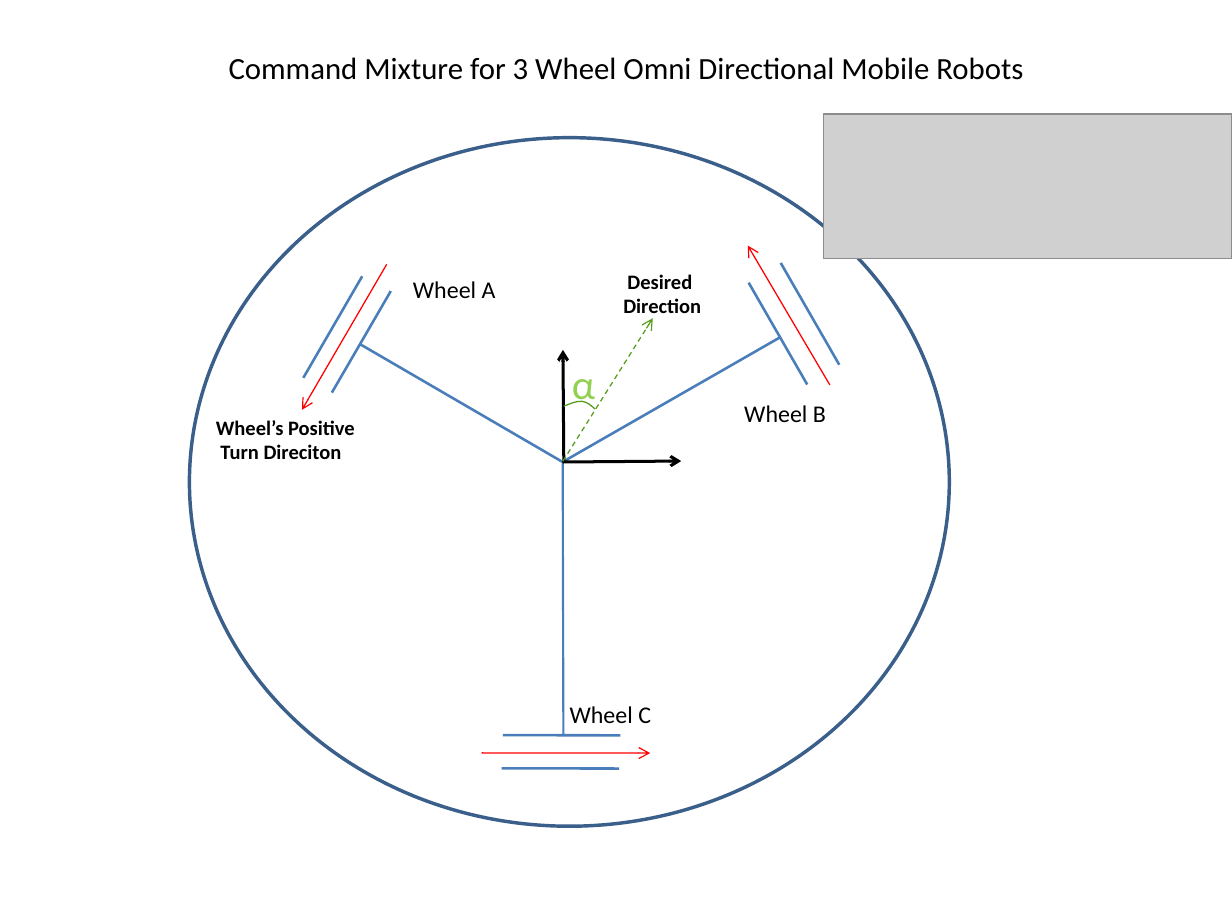
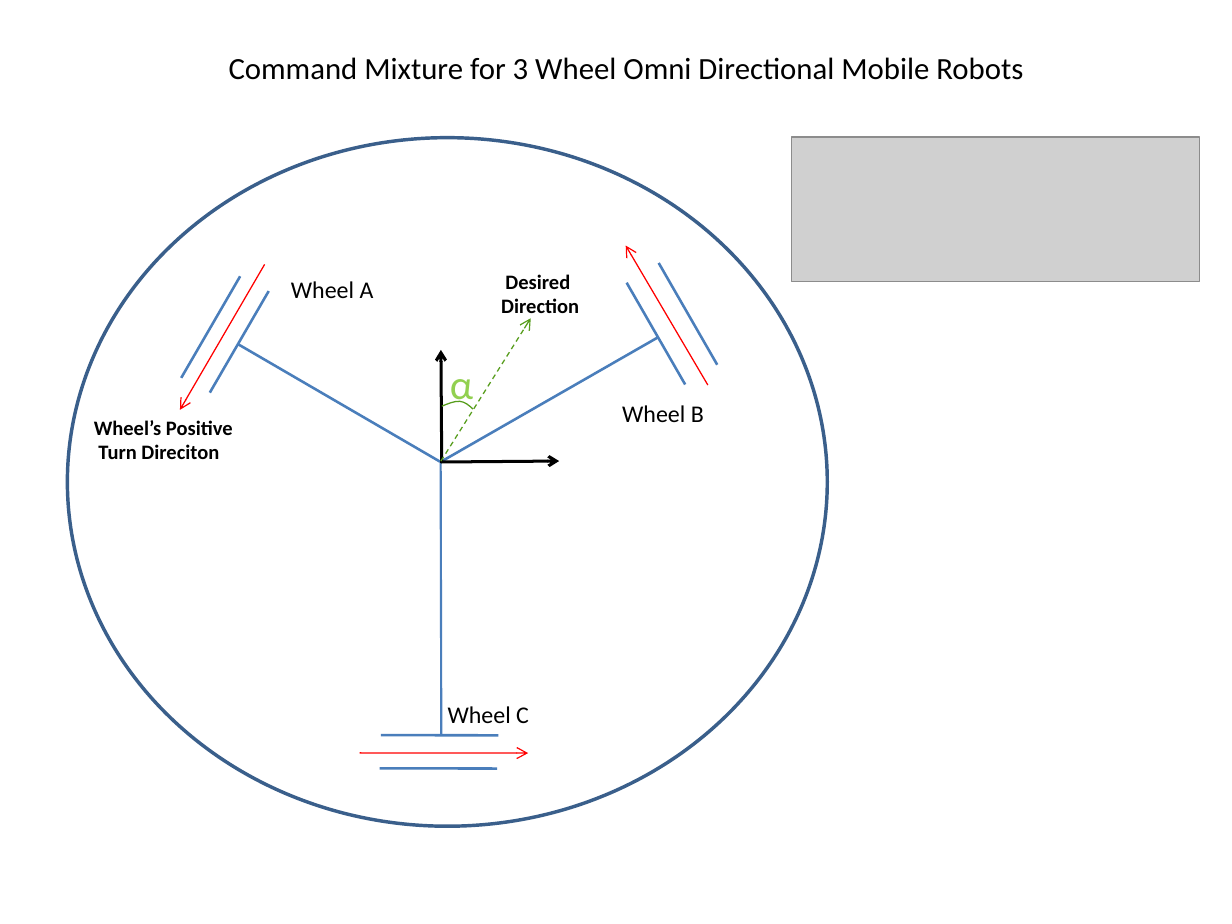
Before and after one commit to kadir4172/formation_control, a slide deck: slide 36 of Tez Çizimleri.pptx. Drawn at 1232x924 pixels with LibreOffice and Linux fonts; fonts in the diff are those of the drawing; grey boxes stand for pictures. Boxes give left, top, right and bottom in pixels: in the first picture for what was removed or moved away, otherwise in the second. Text is boxed around its words. In the diff, an @@ line names an element or a change of style, - is before the commit and + after.

```diff
--- a/Tez Çizimleri.pptx
+++ b/Tez Çizimleri.pptx
@@ picture: place and size @@
-picture at (824,115,1232,259)
+picture at (791,137,1199,281)
@@ text "Wheel C": place and size @@
-text "Wheel C" at (570,706,651,723)
+text "Wheel C" at (448,706,529,723)
@@ 9 lines, 6 arrows, 5 texts, 1 ellipse, 1 freeform shape: place and size @@
-9 lines, 6 arrows, 5 texts, 1 ellipse, 1 freeform shape at (190,138,950,827)
+9 lines, 6 arrows, 5 texts, 1 ellipse, 1 freeform shape at (68,138,828,827)
```
Also in this commit, not shown: 1 other slide changed, 21 other files.
